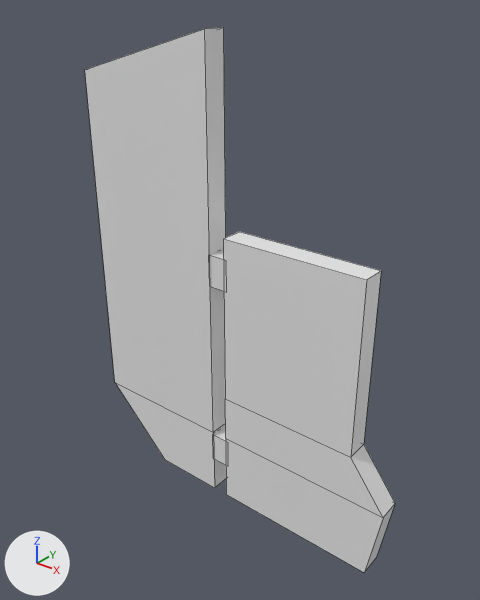
Renders of the Blender file ships/hull-parts/rudder_two_piece.blend from each side of a commit.
Camera for both pictures: a 50 mm camera at (7.21, -8.56, 1.9) aimed at (0.35, 0.02, -3.42). The axes (+X, +Y, +Z) are drawn at lower left. The lights are the same throughout. The older version comes first. Mesh edges are drawn as thin lines.

Script lines for the objects in view, before the commit:
```python
me_cube_001 = bpy.data.meshes.new('Cube.001')
me_cube_001.from_pydata(...)  # 12 vertices, 10 faces; spans x -1.49..1.49, y -0.23..0.23, z -7.94..1.18
me_cube_002 = bpy.data.meshes.new('Cube.002')
me_cube_002.from_pydata(...)  # 16 vertices, 14 faces; spans x -1.32..2.21, y -0.23..0.23, z -5.94..-0.19
me_cube_003 = bpy.data.meshes.new('Cube.003')
me_cube_003.from_pydata(...)  # a box spanning x -0.2..0.2, y -0.2..0.2, z 1.9..2.52; a box spanning x -0.2..0.2, y -0.2..0.2, z -2.08..-1.46
ob_cube = bpy.data.objects.new('Cube', me_cube_001)
ob_cube.location = (-1.64, 0.0, 0.0)
ob_cube_001 = bpy.data.objects.new('Cube.001', me_cube_002)
ob_cube_001.location = (1.5, 0.0, -2.0)
ob_cube_002 = bpy.data.objects.new('Cube.002', me_cube_003)
ob_cube_002.location = (0.02, 0.0, -5.11)
```
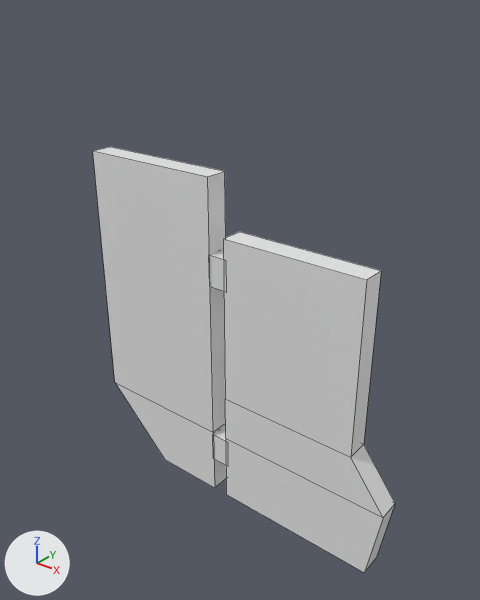
The newer file is also rescaled (x0.774), turned or shifted as a whole; pictures and numbers use the older file's frame.

The change in detail:
me_cube_001 is used by ob_cube; location (-1.64, 0.0, 0.0).
me_cube_001 had 12 vertices, 10 faces and spanned x -1.49..1.49, y -0.23..0.23, z -7.94..1.18.
me_cube_001 now has 12 vertices, 10 faces and spans x -1.49..1.49, y -0.23..0.23, z -7.94..-1.15.
Part 1, on me_cube_001:
Vertex 1 of me_cube_001 moves from (-1.49, -0.23, 0.36) at pixel (84, 69) to (-1.49, -0.23, -1.15) at pixel (92, 150).
Vertex 3 of me_cube_001 moves from (-1.49, 0.23, 0.36) to (-1.49, 0.23, -1.15) at pixel (110, 146).
Vertex 5 of me_cube_001 moves from (1.49, -0.23, 1.18) at pixel (204, 28) to (1.49, -0.23, -1.15) at pixel (207, 176).
Vertex 7 of me_cube_001 moves from (1.49, 0.23, 1.18) at pixel (223, 27) to (1.49, 0.23, -1.15) at pixel (224, 171).

Where the change shows, as pixel boxes (x1, y1, x2, y2) in the pictures (480 x 600 px; the box of a moved part takes in the faces that stretch with it):
'Cube', reshaped (26% shorter): before (85, 27, 226, 488); after (93, 147, 226, 488)
part 1 of me_cube_001, moved or reshaped: before (85, 27, 226, 352); after (93, 147, 226, 352)
